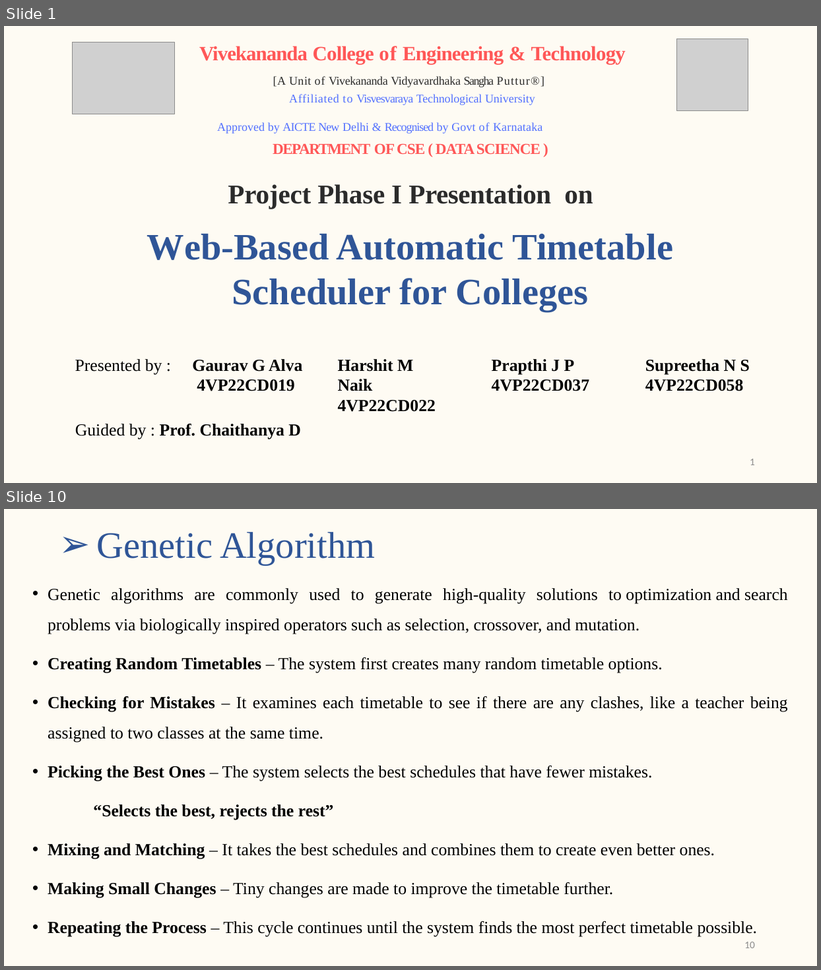
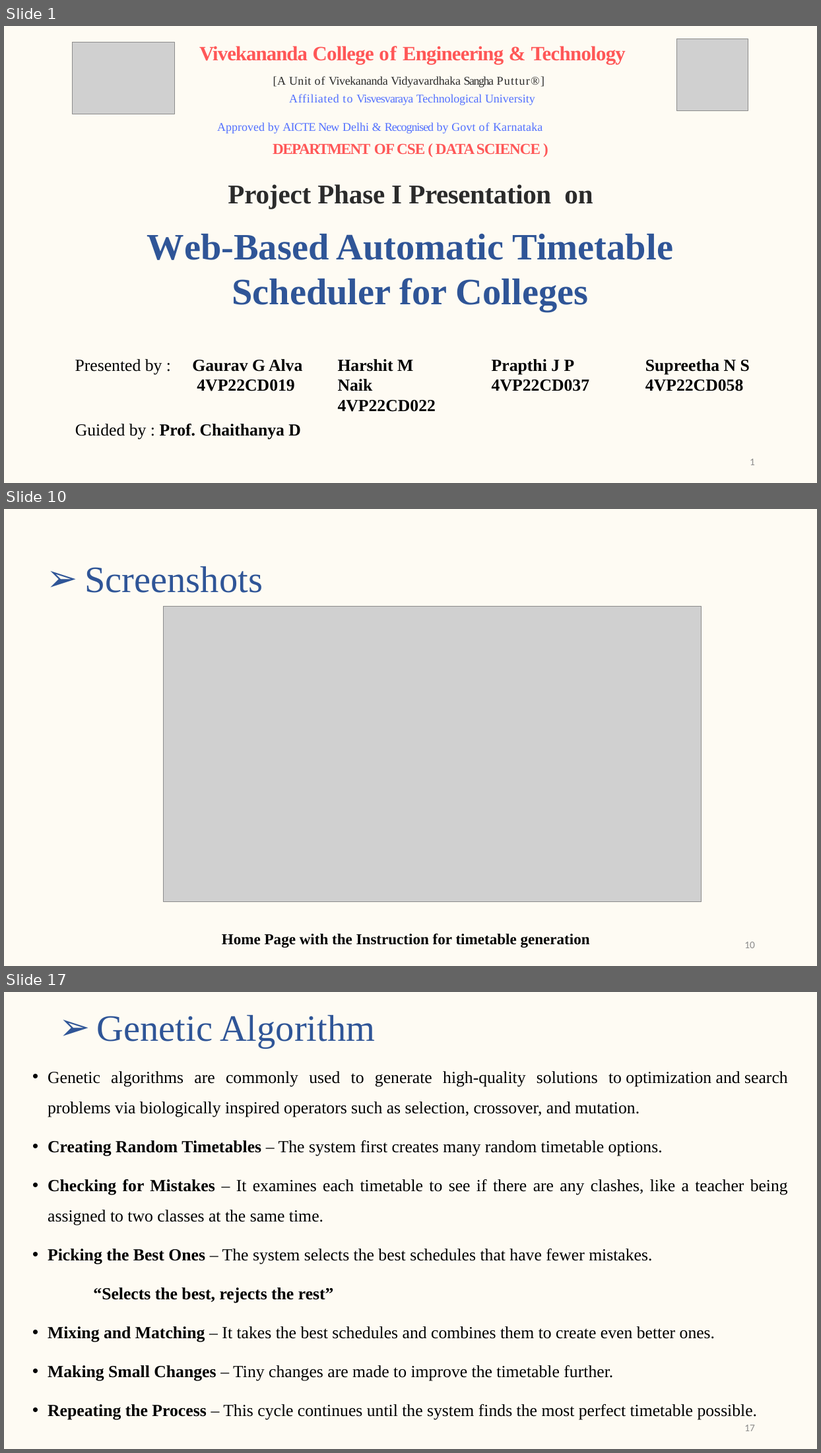
Before and after one commit to gaurav-g-alva/Collection, a slide deck: Project-Complete docs/Synopsis Presentation.pptx. Shown one above the other, each under a label of ours: slides 1 and 10 before the commit, slides 1, 10 and 17 after it; the slides between them are not shown. The pictures are 821x970 and 821x1453 pixels, drawn with LibreOffice and Linux fonts; fonts in the diff are those of the drawing; grey boxes stand for pictures. Boxes give left, top, right and bottom in pixels: in the first picture for what was removed or moved away, otherwise in the second. Text is boxed around its words. In the diff, an @@ line names an element or a change of style, - is before the commit and + after.

```diff
--- a/Project-Complete docs/Synopsis Presentation.pptx
+++ b/Project-Complete docs/Synopsis Presentation.pptx
@@ slide 10 added at box(4, 509, 817, 966), background #FEF9E8 at 51% opacity @@
@@ title added at box(85, 566, 263, 593), 44 pt, text #2F5597 @@
+➢ Screenshots
@@ picture added at box(163, 606, 702, 902) @@
@@ text added at box(222, 933, 590, 948), 18 pt, text #000000, bold @@
+Home Page with the Instruction for timetable generation
@@ page number added at box(745, 942, 755, 949), 12 pt, text #8C8C8C @@
+10
@@ what was slide 10 is now slide 17 @@
@@ page number at box(745, 1425, 755, 1432): text changed @@
-10
+17
```
Also in this commit, not shown: 6 slides changed, 8 other slides added, 2 slides removed, 1 other file.
